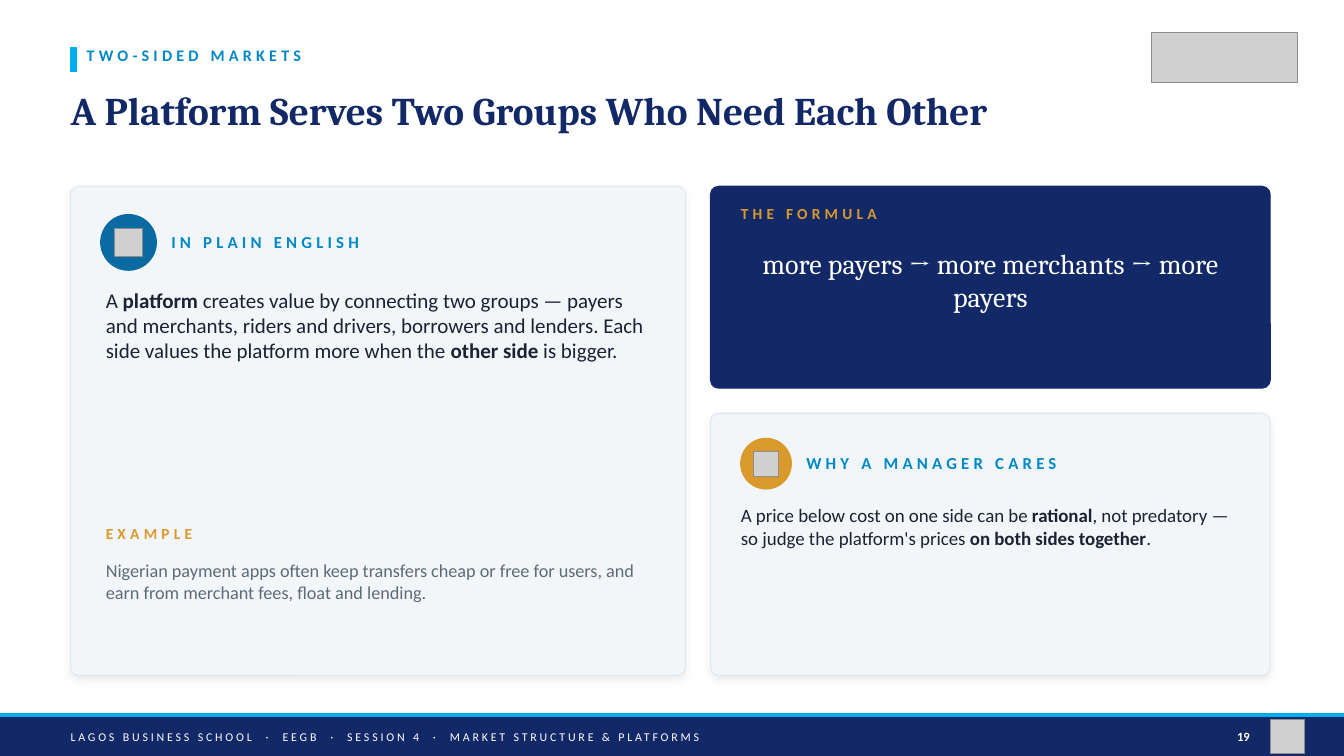
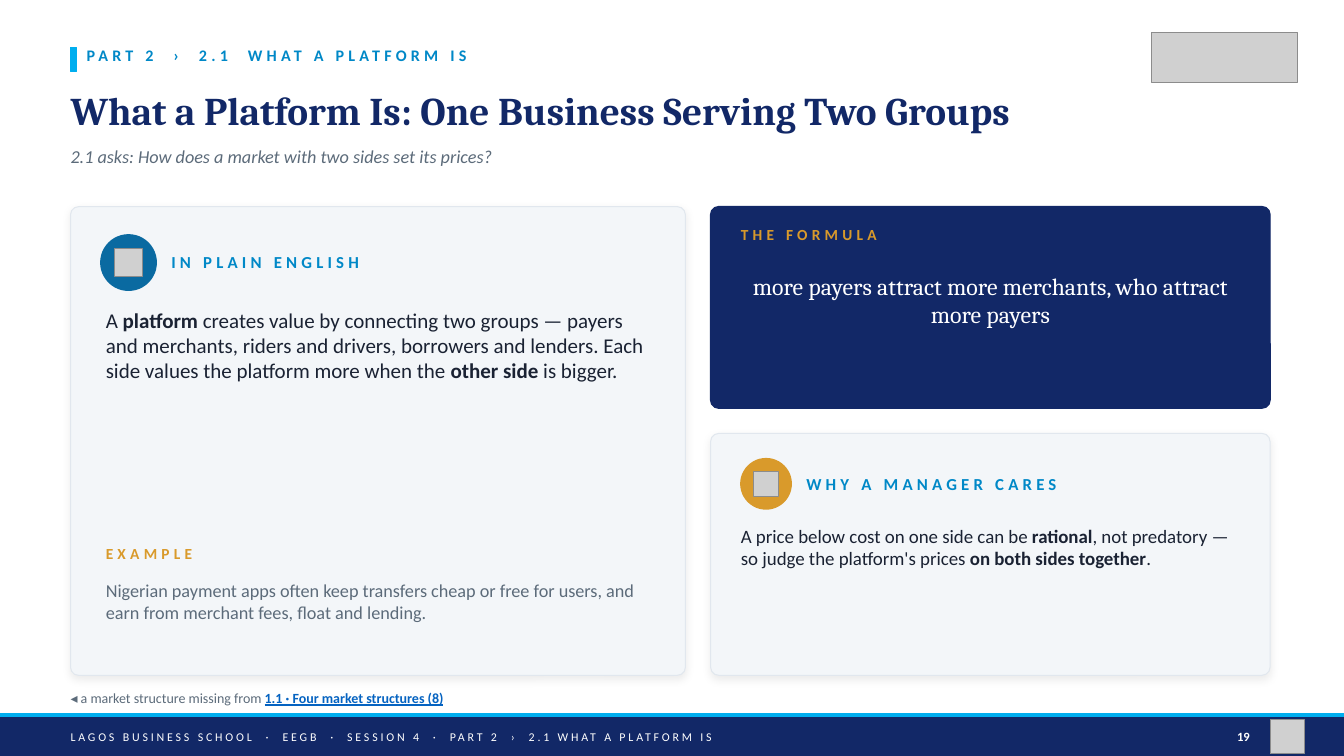
Before and after one commit to adibongo/eegb, a slide deck: slide 19 of sessions/s04/slides/EEGB_S04_Market_Structure_Platforms_Competition_Policy.pptx. Drawn at 1344x756 pixels with LibreOffice and Linux fonts; fonts in the diff are those of the drawing; grey boxes stand for pictures. Boxes give left, top, right and bottom in pixels: in the first picture for what was removed or moved away, otherwise in the second. Text is boxed around its words. In the diff, an @@ line names an element or a change of style, - is before the commit and + after.

```diff
--- a/sessions/s04/slides/EEGB_S04_Market_Structure_Platforms_Competition_Policy.pptx
+++ b/sessions/s04/slides/EEGB_S04_Market_Structure_Platforms_Competition_Policy.pptx
@@ text at box(145, 50, 324, 61): text changed @@
-TWO-SIDED MARKETS
+PART 2 › 2.1 WHAT A PLATFORM IS
@@ text at box(71, 97, 1009, 134): text changed @@
-A Platform Serves Two Groups Who Need Each Other
+What a Platform Is: One Business Serving Two Groups
@@ text added at box(71, 150, 492, 166), 13 pt, text #5C6B7A, italic @@
+2.1 asks: How does a market with two sides set its prices?
@@ rounded rectangle: place and size @@
-rounded rectangle at box(71, 187, 686, 676)
+rounded rectangle at box(71, 207, 686, 676)
@@ rounded rectangle at box(71, 207, 686, 676): proportions changed @@
@@ text at box(753, 278, 1228, 328): text changed; size 20 to 17 pt @@
-more payers → more merchants → more payers
+more payers attract more merchants, who attract more payers
@@ rounded rectangle at box(711, 434, 1270, 676): proportions changed @@
@@ rounded rectangle: place and size @@
-rounded rectangle at box(711, 413, 1270, 676)
+rounded rectangle at box(711, 434, 1270, 676)
@@ 5 texts, 2 pictures, 2 ellipses, 1 rounded rectangle: place and size @@
-5 texts, 2 pictures, 2 ellipses, 1 rounded rectangle at box(101, 187, 1270, 539)
+5 texts, 2 pictures, 2 ellipses, 1 rounded rectangle at box(101, 207, 1270, 559)
@@ text "A price below cost on ...": place and size @@
-text "A price below cost on ..." at box(741, 508, 1207, 549)
+text "A price below cost on ..." at box(741, 529, 1207, 569)
@@ text "Nigerian payment apps often keep ...": place and size @@
-text "Nigerian payment apps often keep ..." at box(106, 564, 634, 602)
+text "Nigerian payment apps often keep ..." at box(106, 584, 634, 622)
@@ text added at box(81, 691, 444, 707), 10 pt, text #5C6B7A @@
+◂ a market structure missing from 1.1 · Four market structures (8)
@@ text at box(71, 733, 611, 741): text changed @@
-LAGOS BUSINESS SCHOOL · EEGB · SESSION 4 · MARKET STRUCTURE & PLATFORMS
+LAGOS BUSINESS SCHOOL · EEGB · SESSION 4 · PART 2 › 2.1 WHAT A PLATFORM IS
```
Also in this commit, not shown: 38 other slides changed, 2 slides added, 1 slide removed, 11 other files.
